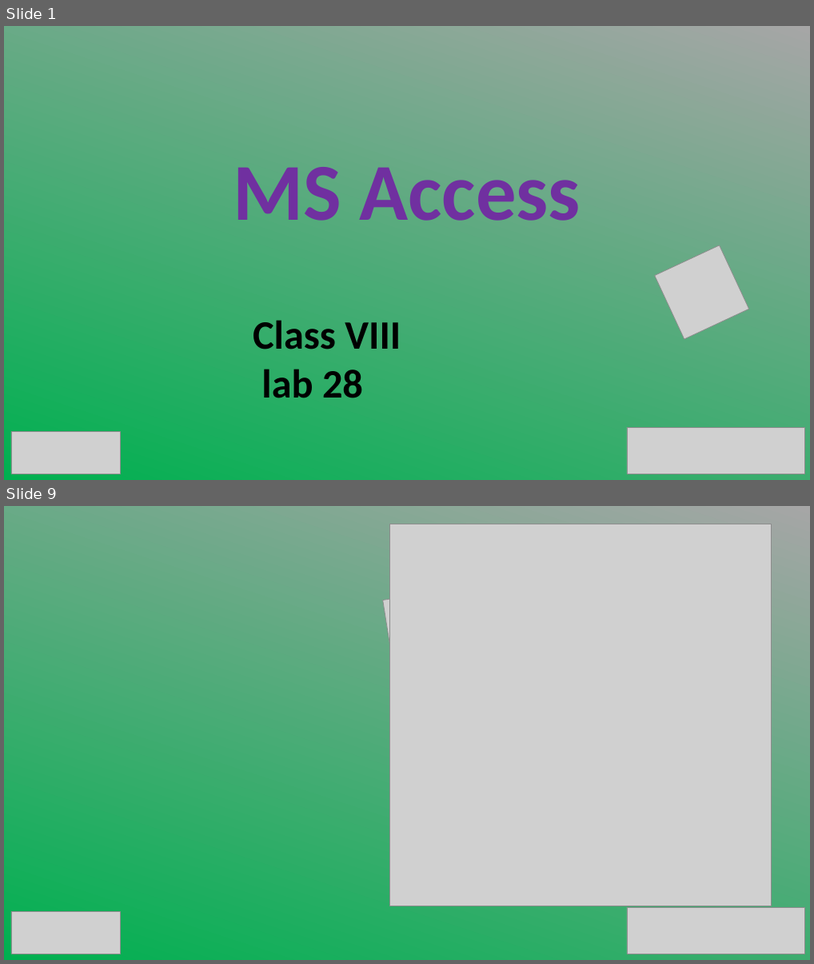
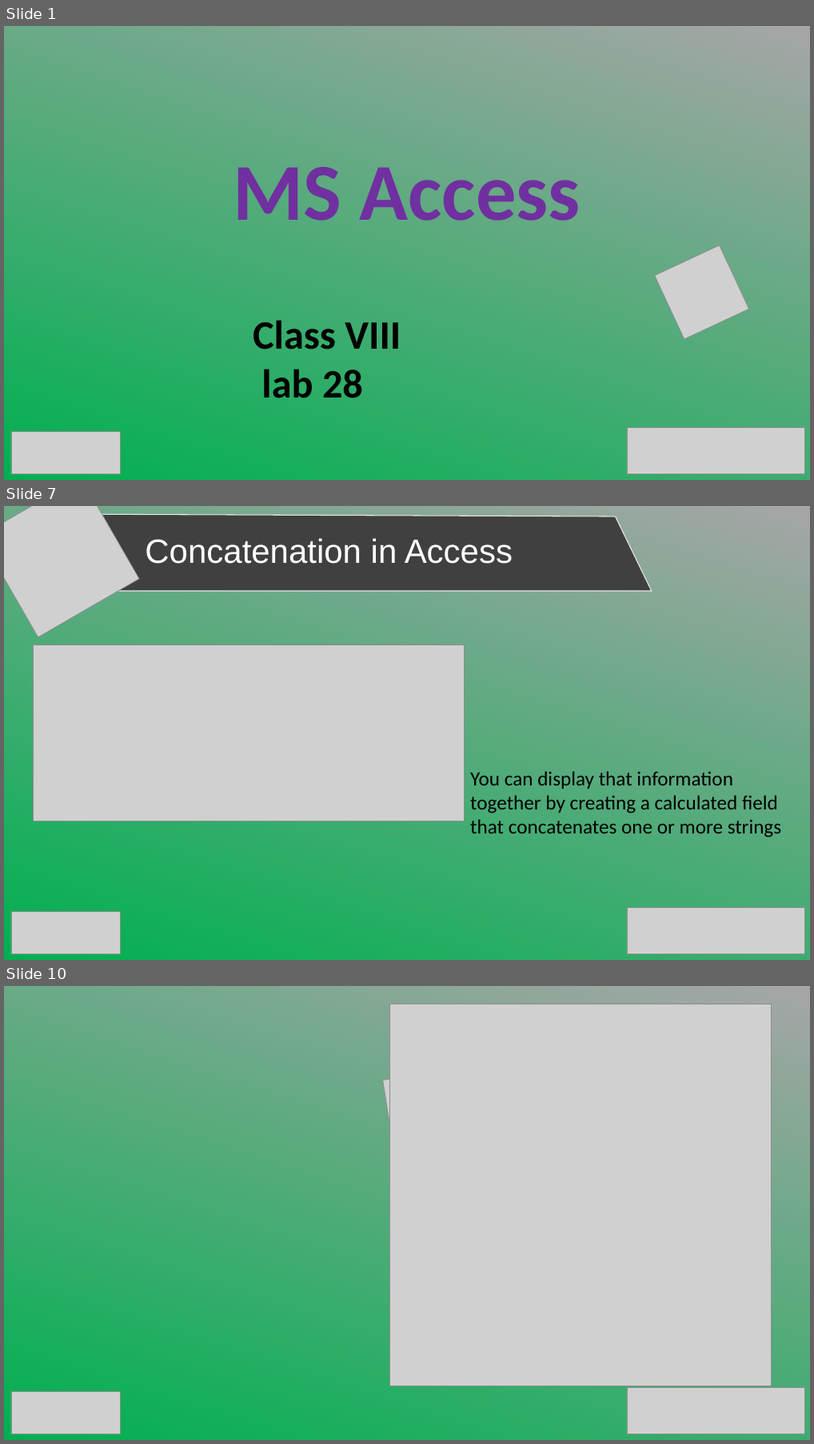
Before and after one commit to SabitDeepto/IIDP, a slide deck: class 8/lab 30 (Access)/2. Presentation/lab 30.pptx. Shown one above the other, each under a label of ours: slides 1 and 9 before the commit, slides 1, 7 and 10 after it; the slides between them are not shown. The pictures are 814x964 and 814x1444 pixels, drawn with LibreOffice and Linux fonts; fonts in the diff are those of the drawing; grey boxes stand for pictures. Boxes give left, top, right and bottom in pixels: in the first picture for what was removed or moved away, otherwise in the second. Text is boxed around its words. In the diff, an @@ line names an element or a change of style, - is before the commit and + after.

Commit message:
access done

```diff
--- a/class 8/lab 30 (Access)/2. Presentation/lab 30.pptx
+++ b/class 8/lab 30 (Access)/2. Presentation/lab 30.pptx
@@ slide 7 added at (x1=4, y1=506, x2=810, y2=960), background gradient #00B050 to #A6A6A6 @@
@@ picture added at (x1=4, y1=506, x2=139, y2=637) @@
@@ freeform shape added at (x1=33, y1=514, x2=652, y2=591), fill #404040, outline #FFFFFF 1 pt @@
@@ text added at (x1=145, y1=538, x2=513, y2=564), 40 pt, text #FFFFFF @@
+Concatenation in Access
@@ picture added at (x1=33, y1=645, x2=464, y2=821) @@
@@ text added at (x1=470, y1=771, x2=782, y2=837), 24 pt, text #000000 @@
+You can display that information together by creating a calculated field that concatenates one or more strings
@@ picture added at (x1=11, y1=912, x2=120, y2=953) @@
@@ picture added at (x1=627, y1=907, x2=806, y2=954) @@
@@ what was slide 9 is now slide 10 @@
```
Also in this commit, not shown: 1 slide changed, 6 other slides added, 6 slides removed, 10 other files.
